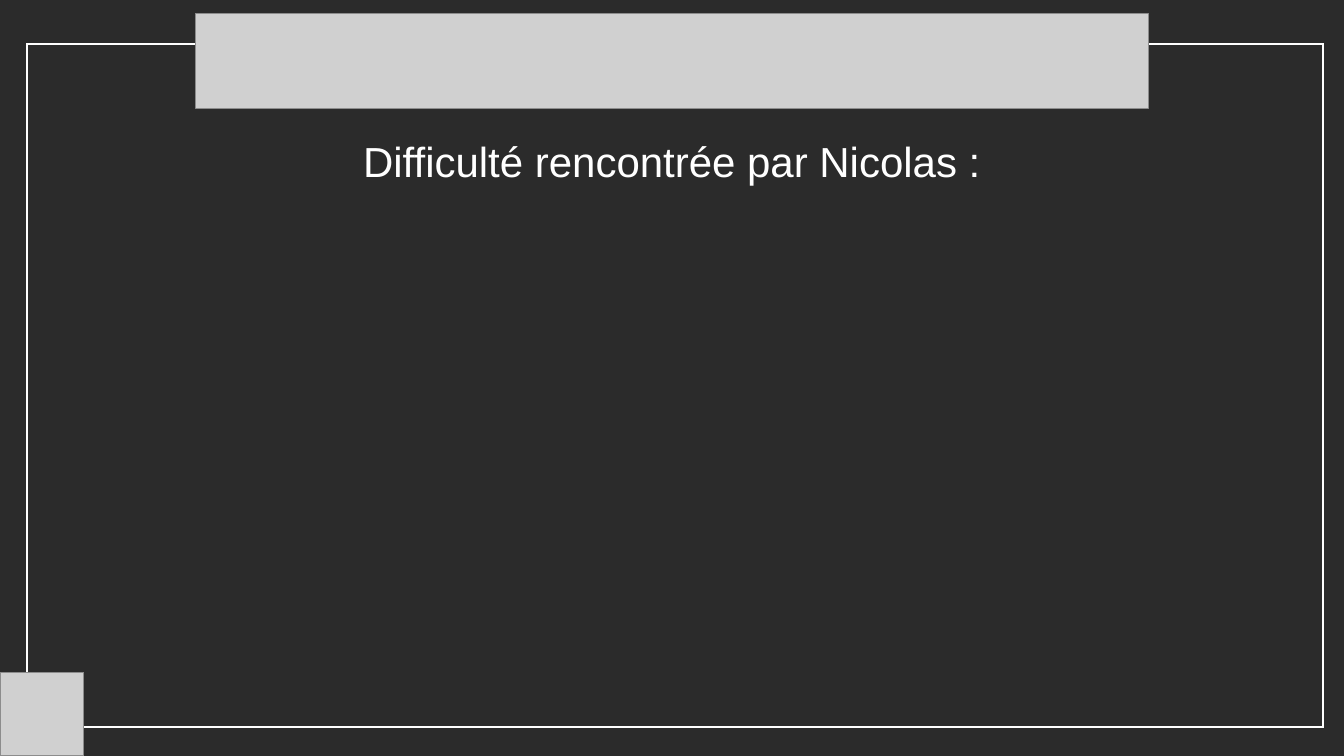
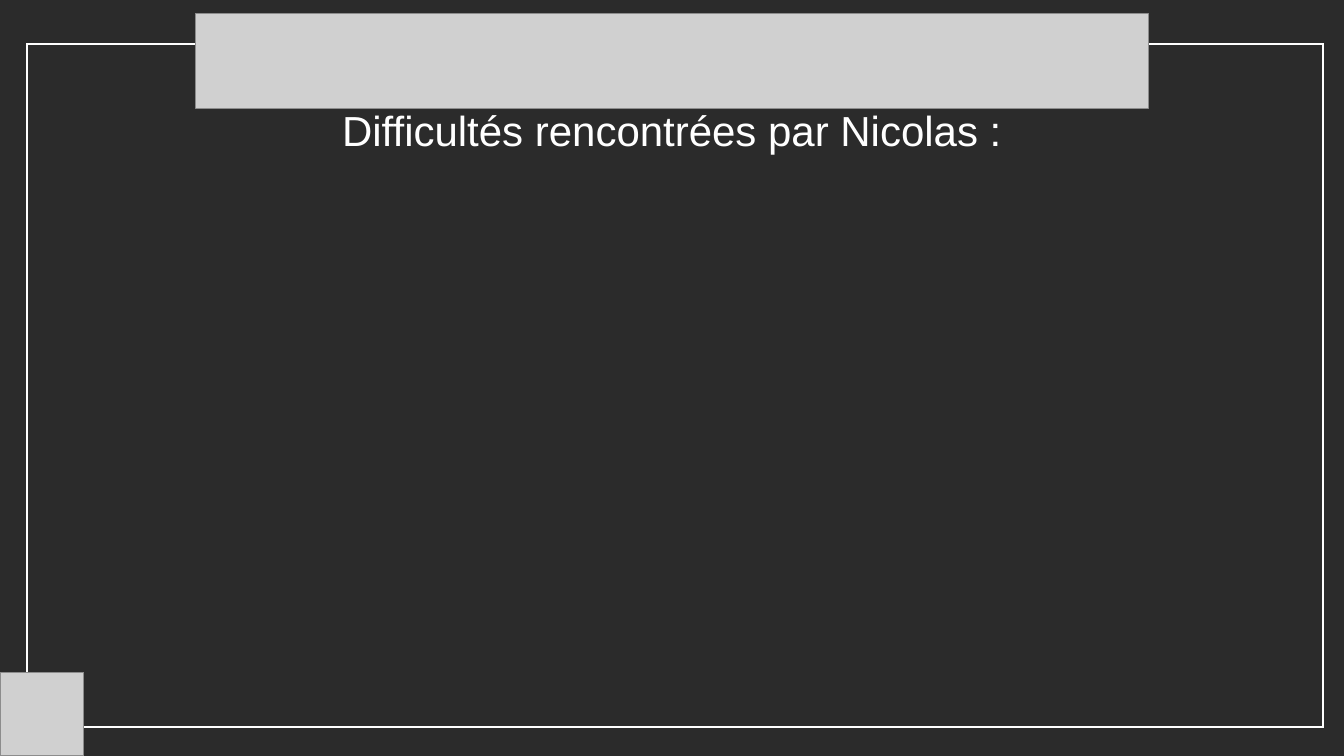
Before and after one commit to alexispros2008-lang/Projet-de-programmation-orient-e-objet, a slide deck: slide 4 of images/drawingThePresentation.pptx (slide 3 before the commit). Drawn at 1344x756 pixels with LibreOffice and Linux fonts; fonts in the diff are those of the drawing; grey boxes stand for pictures; background and template pictures are left out; a plain dark background stands for a picture behind light text. Boxes give left, top, right and bottom in pixels: in the first picture for what was removed or moved away, otherwise in the second. Text is boxed around its words. In the diff, an @@ line names an element or a change of style, - is before the commit and + after.

```diff
--- a/images/drawingThePresentation.pptx
+++ b/images/drawingThePresentation.pptx
@@ text at [342, 115, 978, 154]: text changed @@
-Difficulté rencontrée par Nicolas :
+Difficultés rencontrées par Nicolas :
```
Also in this commit, not shown: 1 other slide changed, 1 slide added, 5 other files.
